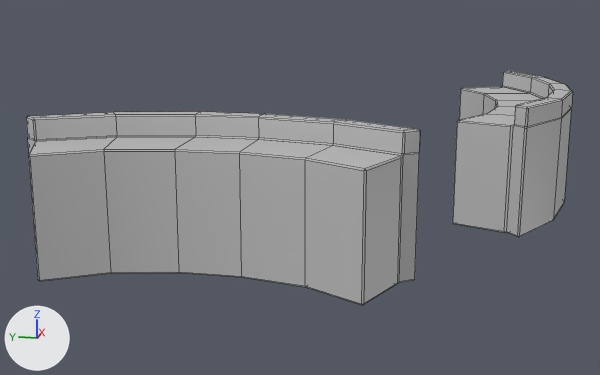
The FBX model Assets/Art/04_Props/Tables/Prop_PoliceDept_ReceptionDesk.fbx as it was, and as the next commit left it.
One viewpoint serves both versions: a 50 mm camera at (-9.8, 0.78, 2.42) aimed at (-1.2, 2.5, 0.27). The lights are fixed; the arrows at lower left show +X, +Y and +Z. Mesh edges are drawn as thin lines. Where no turn or scale is listed for an object, it has been applied to the vertices.

Before the edit, the objects in view are built like this:
```python
me_mesh = bpy.data.meshes.new('Mesh')
me_mesh.from_pydata(...)  # 128 vertices, 131 faces; spans x -0.86..0.36, y -1.72..1.72, z 0.0..1.28
me_mesh.materials.append(mat_lambert1)  # grey #bcbcbc
me_mesh_001 = bpy.data.meshes.new('Mesh.001')
me_mesh_001.from_pydata(...)  # 128 vertices, 131 faces; spans x -172.0..172.0, y 0.0..128.0, z -86.0..36.0
me_mesh_001.materials.append(mat_lambert1)  # grey #bcbcbc
ob_prop_receptiondesk = bpy.data.objects.new('Prop_ReceptionDesk', me_mesh_001)
ob_prop_receptiondesk.location = (0.0, 0.0, 0.0)
ob_prop_receptiondesk.rotation_euler = (1.571, 0.0, 0.0)  # degrees (90, 0, 0)
ob_prop_receptiondesk.scale = (0.01, 0.01, 0.01)
ob_prop_receptiondesk1 = bpy.data.objects.new('Prop_ReceptionDesk1', me_mesh)
ob_prop_receptiondesk1.location = (-2.922, 2.85, 0.0)
```
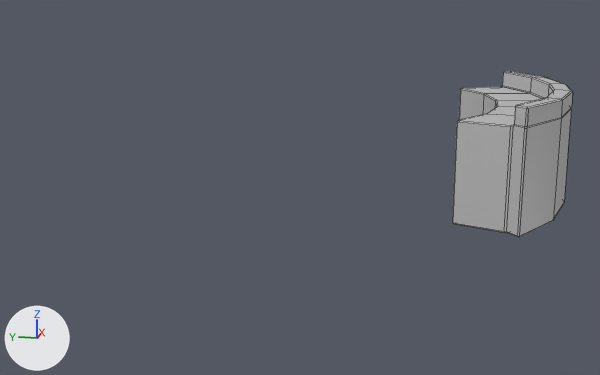
Edits to the scene script, one JSON object a line:
```json
{"op": "remove", "block": "ob_prop_receptiondesk1", "code": ["ob_prop_receptiondesk1 = bpy.data.objects.new('Prop_ReceptionDesk1', me_mesh)", "ob_prop_receptiondesk1.location = (-2.922, 2.85, 0.0)"]}
```

Location of each change, (x1, y1, x2, y2) in pixels of the pictures (600 x 375 px; the box of a moved part takes in the faces that stretch with it):
```json
{"object": "Prop_ReceptionDesk1", "change": "deleted", "before": [26, 112, 420, 305]}
{"part": 1, "of": "me_mesh", "change": "moved or reshaped", "before": [26, 112, 420, 305], "after": [452, 71, 573, 237]}
```
